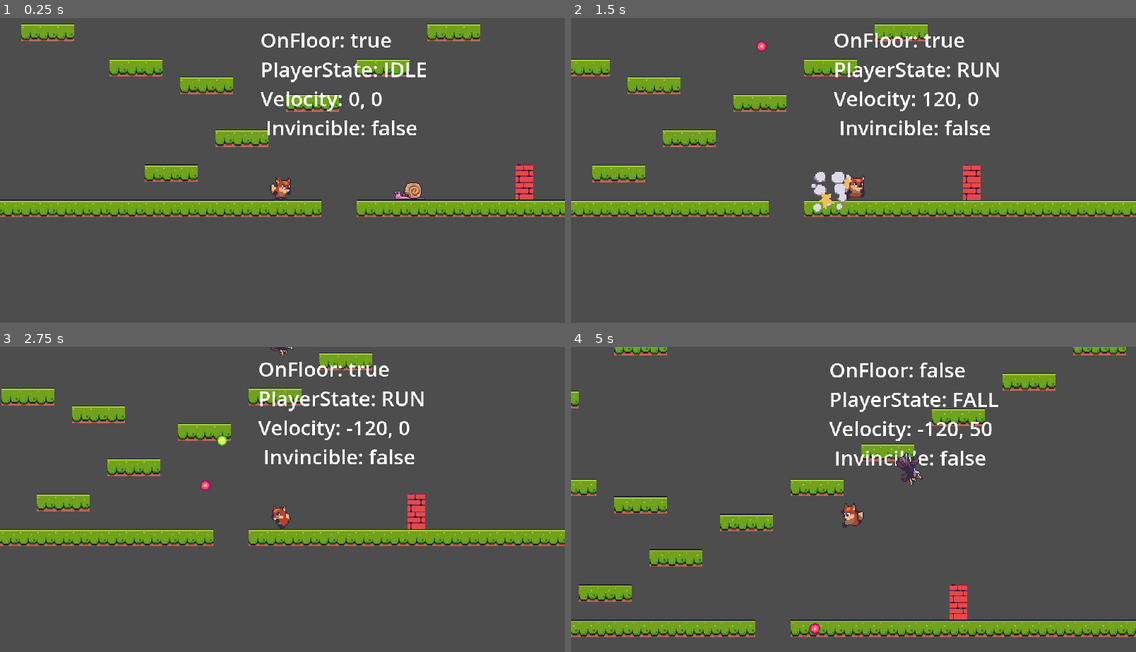
Above: before the commit, frames 1-4 (two rows, left to right).
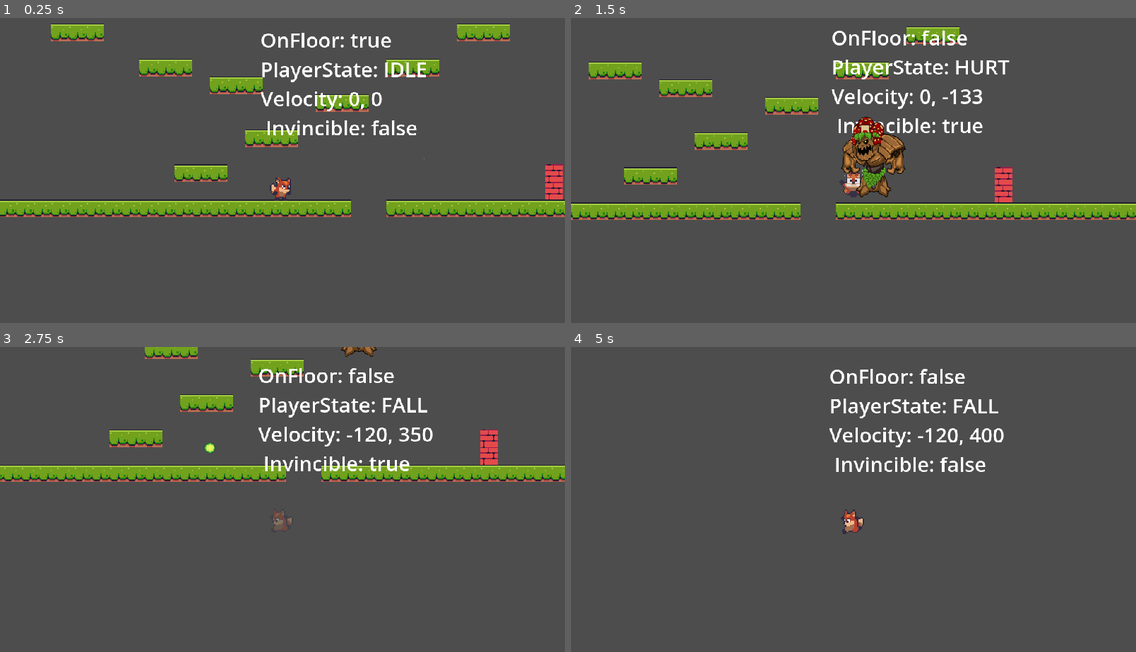
Above: after the commit, the same moments.

Repository: pawan-bilkhu/foxyAntics
Game: Godot game, scene res://level_base/level_base.tscn
The game is run twice, just before and just after one commit, with the same random seed, the same clock (stepped at 60 frames per second) and the same inputs. The project has no main scene, so this scene is started directly.
Inputs:
- Up to frame 1 (0.25 s): no input
- Up to frame 2 (1.5 s): hold D (right) from 0.53 s (still down); tap Space (shoot) at 0.6, 1.35 s; tap W (jump) at 0.77 s
- Up to frame 3 (2.75 s): tap W (jump) at 1.52 s; release D (right) at 2.03 s; hold A (left) from 2.03 s (still down); tap Space (shoot) at 2.1 s
- Up to frame 4 (5 s): release A (left) at 2.78 s; hold D (right) 2.78-4.28 s; tap Space (shoot) at 2.85, 3.6, 4.35 s; tap W (jump) at 3.02, 3.77, 4.52 s; hold A (left) from 4.28 s (still down)

The runs differ from the first frame. In frame 1, 8.3% of the frame differs, in the area x 0-100%, y 1-66%; in frame 2, 15%; in frame 3, 19%, in the area x 0-100%, y 0-66%; in frame 4, 14%.

Commit message:
Added boss scene, boss animations, and boss state machine

Diff:
--- /dev/null
+++ b/boss/boss.gd
@@ -0,0 +1,30 @@
+extends Node2D
+
+
+const TRIGGER_CONDITION: String = "parameters/conditions/on_trigger"
+const ON_HIT_CONDITION: String = "parameters/conditions/on_hit"
+
+@onready var animation_tree = $AnimationTree
+@onready var visual_elements = $VisualElements
+
+
+@export var lives: int = 2
+@export var points: int = 5
+
+
+var _invicible: bool = false
+
+
+# Called when the node enters the scene tree for the first time.
+func _ready():
+	pass # Replace with function body.
+
+
+# Called every frame. 'delta' is the elapsed time since the previous frame.
+func _process(delta):
+	pass
+
+
+func _on_trigger_area_entered(area):
+	if not animation_tree[TRIGGER_CONDITION]:
+		animation_tree[TRIGGER_CONDITION] = true
--- /dev/null
+++ b/boss/boss.tscn
@@ -0,0 +1,283 @@
+[gd_scene load_steps=26 format=3 uid="uid://0fptdkvmme1m"]
+
+[ext_resource type="Script" path="res://boss/boss.gd" id="1_5hfvg"]
+[ext_resource type="Texture2D" uid="uid://ejudj00se64w" path="res://assets/enemies/boss/boss.png" id="1_s3l8q"]
+
+[sub_resource type="RectangleShape2D" id="RectangleShape2D_uywtu"]
+size = Vector2(20, 55)
+
+[sub_resource type="RectangleShape2D" id="RectangleShape2D_r73oc"]
+size = Vector2(9, 122)
+
+[sub_resource type="Animation" id="Animation_m1kuq"]
+resource_name = "arrive"
+length = 0.7
+tracks/0/type = "value"
+tracks/0/imported = false
+tracks/0/enabled = true
+tracks/0/path = NodePath("VisualElements/Sprite2D:scale")
+tracks/0/interp = 1
+tracks/0/loop_wrap = true
+tracks/0/keys = {
+"times": PackedFloat32Array(0, 0.2, 0.7),
+"transitions": PackedFloat32Array(1, 1, 1),
+"update": 0,
+"values": [Vector2(0.01, 0.01), Vector2(0.2, 0.2), Vector2(0.5, 0.5)]
+}
+tracks/1/type = "value"
+tracks/1/imported = false
+tracks/1/enabled = true
+tracks/1/path = NodePath("VisualElements/Sprite2D:modulate")
+tracks/1/interp = 1
+tracks/1/loop_wrap = true
+tracks/1/keys = {
+"times": PackedFloat32Array(0, 0.6),
+"transitions": PackedFloat32Array(1, 1),
+"update": 0,
+"values": [Color(1, 1, 1, 0), Color(1, 1, 1, 1)]
+}
+
+[sub_resource type="Animation" id="Animation_q8jpc"]
+length = 0.001
+tracks/0/type = "value"
+tracks/0/imported = false
+tracks/0/enabled = true
+tracks/0/path = NodePath("VisualElements/Sprite2D:scale")
+tracks/0/interp = 1
+tracks/0/loop_wrap = true
+tracks/0/keys = {
+"times": PackedFloat32Array(0),
+"transitions": PackedFloat32Array(1),
+"update": 0,
+"values": [Vector2(0.5, 0.5)]
+}
+tracks/1/type = "value"
+tracks/1/imported = false
+tracks/1/enabled = true
+tracks/1/path = NodePath("VisualElements/Sprite2D:modulate")
+tracks/1/interp = 1
+tracks/1/loop_wrap = true
+tracks/1/keys = {
+"times": PackedFloat32Array(0),
+"transitions": PackedFloat32Array(1),
+"update": 0,
+"values": [Color(1, 1, 1, 1)]
+}
+tracks/2/type = "value"
+tracks/2/imported = false
+tracks/2/enabled = true
+tracks/2/path = NodePath("VisualElements:position")
+tracks/2/interp = 1
+tracks/2/loop_wrap = true
+tracks/2/keys = {
+"times": PackedFloat32Array(0),
+"transitions": PackedFloat32Array(1),
+"update": 0,
+"values": [Vector2(0, 0)]
+}
+
+[sub_resource type="Animation" id="Animation_6eng0"]
+resource_name = "pulse"
+length = 3.0
+tracks/0/type = "value"
+tracks/0/imported = false
+tracks/0/enabled = true
+tracks/0/path = NodePath("VisualElements:position")
+tracks/0/interp = 2
+tracks/0/loop_wrap = true
+tracks/0/keys = {
+"times": PackedFloat32Array(0, 0.5, 1, 1.5, 2, 2.5, 3),
+"transitions": PackedFloat32Array(1, 1, 1, 1, 1, 1, 1),
+"update": 0,
+"values": [Vector2(0, 0), Vector2(0, -150), Vector2(0, 0), Vector2(0, -150), Vector2(0, 0), Vector2(0, -150), Vector2(0, 0)]
+}
+
+[sub_resource type="Animation" id="Animation_dhvl4"]
+resource_name = "attack"
+length = 2.0
+tracks/0/type = "value"
+tracks/0/imported = false
+tracks/0/enabled = true
+tracks/0/path = NodePath("VisualElements:position")
+tracks/0/interp = 1
+tracks/0/loop_wrap = true
+tracks/0/keys = {
+"times": PackedFloat32Array(0, 0.6, 1.2, 2),
+"transitions": PackedFloat32Array(1, 1, 1, 1),
+"update": 0,
+"values": [Vector2(0, 0), Vector2(-200, 0), Vector2(0, -150), Vector2(0, 0)]
+}
+
+[sub_resource type="Animation" id="Animation_nafno"]
+resource_name = "hit"
+length = 1.8
+tracks/0/type = "value"
+tracks/0/imported = false
+tracks/0/enabled = true
+tracks/0/path = NodePath("VisualElements/Sprite2D:modulate")
+tracks/0/interp = 1
+tracks/0/loop_wrap = true
+tracks/0/keys = {
+"times": PackedFloat32Array(0, 0.3, 0.6, 0.9, 1.2, 1.5, 1.8),
+"transitions": PackedFloat32Array(1, 1, 1, 1, 1, 1, 1),
+"update": 0,
+"values": [Color(1, 1, 1, 1), Color(0.796078, 0, 0.780392, 1), Color(1, 1, 1, 1), Color(0.796078, 0, 0.780392, 1), Color(1, 1, 1, 1), Color(0.796078, 0, 0.780392, 1), Color(1, 1, 1, 1)]
+}
+
+[sub_resource type="Animation" id="Animation_qwd2k"]
+resource_name = "initial_position"
+length = 0.001
+tracks/0/type = "value"
+tracks/0/imported = false
+tracks/0/enabled = true
+tracks/0/path = NodePath("VisualElements/Sprite2D:scale")
+tracks/0/interp = 1
+tracks/0/loop_wrap = true
+tracks/0/keys = {
+"times": PackedFloat32Array(0),
+"transitions": PackedFloat32Array(1),
+"update": 0,
+"values": [Vector2(0.01, 0.01)]
+}
+tracks/1/type = "value"
+tracks/1/imported = false
+tracks/1/enabled = true
+tracks/1/path = NodePath("VisualElements/Sprite2D:modulate")
+tracks/1/interp = 1
+tracks/1/loop_wrap = true
+tracks/1/keys = {
+"times": PackedFloat32Array(0),
+"transitions": PackedFloat32Array(1),
+"update": 0,
+"values": [Color(1, 1, 1, 1)]
+}
+tracks/2/type = "value"
+tracks/2/imported = false
+tracks/2/enabled = true
+tracks/2/path = NodePath("VisualElements:position")
+tracks/2/interp = 1
+tracks/2/loop_wrap = true
+tracks/2/keys = {
+"times": PackedFloat32Array(0),
+"transitions": PackedFloat32Array(1),
+"update": 0,
+"values": [Vector2(0, 0)]
+}
+
+[sub_resource type="AnimationLibrary" id="AnimationLibrary_iidb7"]
+_data = {
+"RESET": SubResource("Animation_q8jpc"),
+"arrive": SubResource("Animation_m1kuq"),
+"attack": SubResource("Animation_dhvl4"),
+"hit": SubResource("Animation_nafno"),
+"initial_position": SubResource("Animation_qwd2k"),
+"pulse": SubResource("Animation_6eng0")
+}
+
+[sub_resource type="AnimationNodeAnimation" id="AnimationNodeAnimation_lqpug"]
+animation = &"arrive"
+
+[sub_resource type="AnimationNodeAnimation" id="AnimationNodeAnimation_iwlyi"]
+animation = &"attack"
+
+[sub_resource type="AnimationNodeAnimation" id="AnimationNodeAnimation_2mpo6"]
+animation = &"hit"
+
+[sub_resource type="AnimationNodeAnimation" id="AnimationNodeAnimation_h1432"]
+animation = &"initial_position"
+
+[sub_resource type="AnimationNodeAnimation" id="AnimationNodeAnimation_pik33"]
+animation = &"pulse"
+
+[sub_resource type="AnimationNodeStateMachineTransition" id="AnimationNodeStateMachineTransition_chiv5"]
+switch_mode = 2
+advance_mode = 2
+
+[sub_resource type="AnimationNodeStateMachineTransition" id="AnimationNodeStateMachineTransition_deaxg"]
+switch_mode = 2
+advance_mode = 2
+advance_condition = &"on_trigger"
+
+[sub_resource type="AnimationNodeStateMachineTransition" id="AnimationNodeStateMachineTransition_l0mqk"]
+switch_mode = 2
+advance_mode = 2
+
+[sub_resource type="AnimationNodeStateMachineTransition" id="AnimationNodeStateMachineTransition_7gbds"]
+switch_mode = 2
+advance_mode = 2
+
+[sub_resource type="AnimationNodeStateMachineTransition" id="AnimationNodeStateMachineTransition_x32vw"]
+switch_mode = 2
+advance_mode = 2
+
+[sub_resource type="AnimationNodeStateMachineTransition" id="AnimationNodeStateMachineTransition_2q8t6"]
+advance_mode = 2
+advance_condition = &"on_hit"
+
+[sub_resource type="AnimationNodeStateMachineTransition" id="AnimationNodeStateMachineTransition_365ju"]
+advance_mode = 2
+advance_condition = &"on_hit"
+
+[sub_resource type="AnimationNodeStateMachineTransition" id="AnimationNodeStateMachineTransition_om4k3"]
+switch_mode = 2
+advance_mode = 2
+
+[sub_resource type="AnimationNodeStateMachine" id="AnimationNodeStateMachine_rcuta"]
+states/End/position = Vector2(958, 126)
+states/Start/position = Vector2(-43, 100)
+states/arrive/node = SubResource("AnimationNodeAnimation_lqpug")
+states/arrive/position = Vector2(432, 100)
+states/attack/node = SubResource("AnimationNodeAnimation_iwlyi")
+states/attack/position = Vector2(780, -1)
+states/hit/node = SubResource("AnimationNodeAnimation_2mpo6")
+states/hit/position = Vector2(711, 162)
+states/initial_position/node = SubResource("AnimationNodeAnimation_h1432")
+states/initial_position/position = Vector2(123, 100)
+states/pulse/node = SubResource("AnimationNodeAnimation_pik33")
+states/pulse/position = Vector2(579, -1)
+transitions = ["Start", "initial_position", SubResource("AnimationNodeStateMachineTransition_chiv5"), "initial_position", "arrive", SubResource("AnimationNodeStateMachineTransition_deaxg"), "arrive", "pulse", SubResource("AnimationNodeStateMachineTransition_l0mqk"), "pulse", "attack", SubResource("AnimationNodeStateMachineTransition_7gbds"), "attack", "pulse", SubResource("AnimationNodeStateMachineTransition_x32vw"), "pulse", "hit", SubResource("AnimationNodeStateMachineTransition_2q8t6"), "attack", "hit", SubResource("AnimationNodeStateMachineTransition_365ju"), "hit", "pulse", SubResource("AnimationNodeStateMachineTransition_om4k3")]
+graph_offset = Vector2(-586, -64)
+
+[node name="Boss" type="Node2D"]
+script = ExtResource("1_5hfvg")
+
+[node name="VisualElements" type="Node2D" parent="."]
+
+[node name="Sprite2D" type="Sprite2D" parent="VisualElements"]
+position = Vector2(0, -35)
+scale = Vector2(0.5, 0.5)
+texture = ExtResource("1_s3l8q")
+
+[node name="Area2D" type="Area2D" parent="VisualElements"]
+collision_layer = 4
+collision_mask = 8
+
+[node name="CollisionShape2D" type="CollisionShape2D" parent="VisualElements/Area2D"]
+position = Vector2(-2, -37.5)
+shape = SubResource("RectangleShape2D_uywtu")
+
+[node name="Trigger" type="Area2D" parent="."]
+position = Vector2(-100, 0)
+collision_layer = 0
+collision_mask = 2
+
+[node name="CollisionShape2D" type="CollisionShape2D" parent="Trigger"]
+position = Vector2(0.5, -51)
+shape = SubResource("RectangleShape2D_r73oc")
+
+[node name="AnimationPlayer" type="AnimationPlayer" parent="."]
+libraries = {
+"": SubResource("AnimationLibrary_iidb7")
+}
+autoplay = "arrive"
+
+[node name="AnimationTree" type="AnimationTree" parent="."]
+libraries = {
+"": SubResource("AnimationLibrary_iidb7")
+}
+tree_root = SubResource("AnimationNodeStateMachine_rcuta")
+anim_player = NodePath("../AnimationPlayer")
+parameters/conditions/on_hit = false
+parameters/conditions/on_trigger = false
+
+[connection signal="area_entered" from="Trigger" to="." method="_on_trigger_area_entered"]
--- a/level_base/level_base.tscn
+++ b/level_base/level_base.tscn
@@ -1,11 +1,10 @@
-[gd_scene load_steps=9 format=3 uid="uid://l42m0x47fe4y"]
+[gd_scene load_steps=8 format=3 uid="uid://l42m0x47fe4y"]
 
 [ext_resource type="Texture2D" uid="uid://clwq8uxrtthpf" path="res://assets/tiles/Terrain (16x16).png" id="1_kq3v0"]
 [ext_resource type="Script" path="res://level_base/level_base.gd" id="1_lttpn"]
 [ext_resource type="PackedScene" uid="uid://ttdf8q7183mm" path="res://player_camera/player_camera.tscn" id="2_4u5xa"]
 [ext_resource type="PackedScene" uid="uid://ceqbpv1fmv1op" path="res://player/player.tscn" id="3_m3tgr"]
-[ext_resource type="PackedScene" uid="uid://bjqrmlbwdxm8u" path="res://enemies/enemy_eagle/enemy_eagle.tscn" id="5_n42ge"]
-[ext_resource type="PackedScene" uid="uid://cuvukg0gnvr86" path="res://enemies/enemy_snail/enemy_snail.tscn" id="7_1bnmk"]
+[ext_resource type="PackedScene" uid="uid://0fptdkvmme1m" path="res://boss/boss.tscn" id="5_1dyo8"]
 
 [sub_resource type="TileSetAtlasSource" id="TileSetAtlasSource_w4nol"]
 texture = ExtResource("1_kq3v0")
@@ -540,11 +539,8 @@
 position = Vector2(355, -148)
 zoom = Vector2(2, 2)
 
-[node name="EnemySnail" parent="." instance=ExtResource("7_1bnmk")]
-position = Vector2(469, -28)
-
 [node name="Player" parent="." instance=ExtResource("3_m3tgr")]
-position = Vector2(349, -35)
-
-[node name="EnemyEagle" parent="." instance=ExtResource("5_n42ge")]
-position = Vector2(378, -214)
+position = Vector2(322, -37)
+
+[node name="Boss" parent="." instance=ExtResource("5_1dyo8")]
+position = Vector2(450, -18)
--- a/player/player.tscn
+++ b/player/player.tscn
@@ -120,6 +120,21 @@
 radius = 6.0
 height = 18.0
 
+[sub_resource type="Animation" id="Animation_js8a5"]
+length = 0.001
+tracks/0/type = "value"
+tracks/0/imported = false
+tracks/0/enabled = true
+tracks/0/path = NodePath("Sprite2D:self_modulate")
+tracks/0/interp = 1
+tracks/0/loop_wrap = true
+tracks/0/keys = {
+"times": PackedFloat32Array(0),
+"transitions": PackedFloat32Array(1),
+"update": 0,
+"values": [Color(1, 1, 1, 1)]
+}
+
 [sub_resource type="Animation" id="Animation_dkqal"]
 resource_name = "invincible"
 length = 0.4
@@ -135,21 +150,6 @@
 "transitions": PackedFloat32Array(1, 1, 1),
 "update": 0,
 "values": [Color(1, 1, 1, 1), Color(1, 1, 1, 0), Color(1, 1, 1, 1)]
-}
-
-[sub_resource type="Animation" id="Animation_js8a5"]
-length = 0.001
-tracks/0/type = "value"
-tracks/0/imported = false
-tracks/0/enabled = true
-tracks/0/path = NodePath("Sprite2D:self_modulate")
-tracks/0/interp = 1
-tracks/0/loop_wrap = true
-tracks/0/keys = {
-"times": PackedFloat32Array(0),
-"transitions": PackedFloat32Array(1),
-"update": 0,
-"values": [Color(1, 1, 1, 1)]
 }
 
 [sub_resource type="AnimationLibrary" id="AnimationLibrary_4wtea"]
--- a/singletons/signal_manager.gd
+++ b/singletons/signal_manager.gd
@@ -3,3 +3,4 @@
 
 signal on_enemy_hit(points: int, enemy_position: Vector2)
 signal on_fruit_pick_up_hit(points: int)
+signal on_boss_destroyed(points: int)
